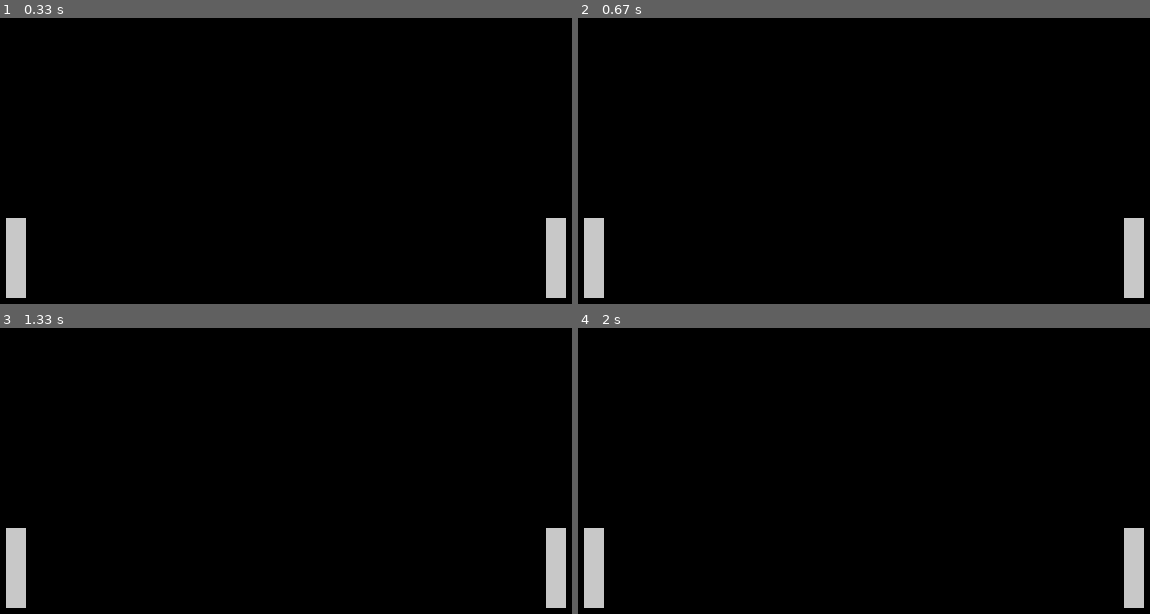
Above: before the commit, frames 1-4 (two rows, left to right).
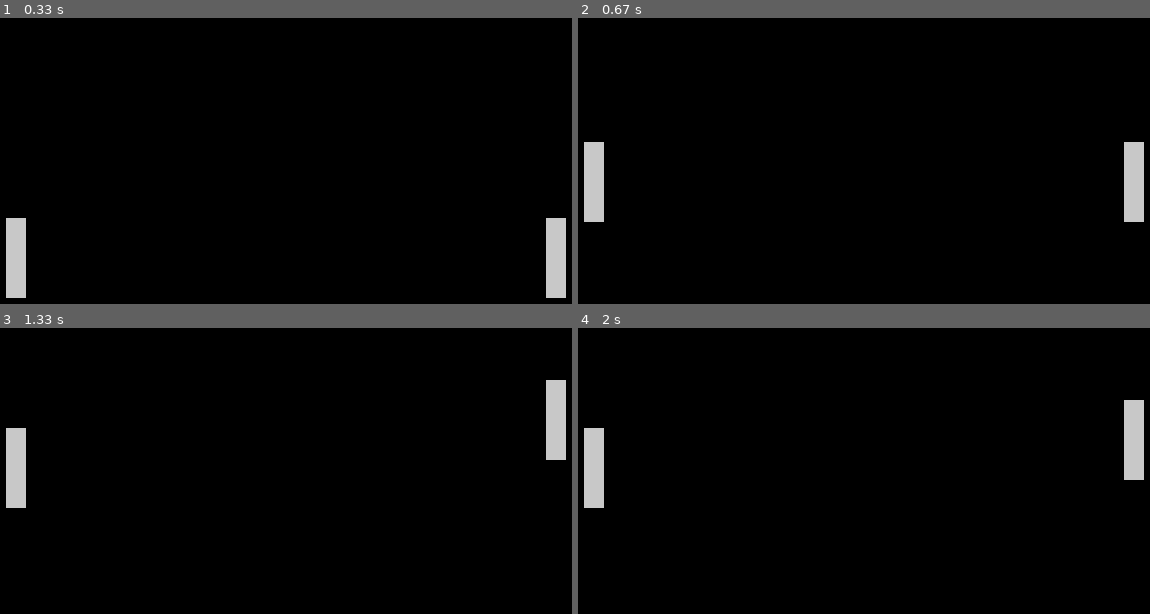
Above: after the commit, the same moments.

Repository: hugo-b-r/Pygame-Pong
Game: pygame game, started from main.py
Same seed, same stepped clock (60 frames per second), same inputs: the game is played once before the commit and once after it.
Inputs:
- Up to frame 1 (0.33 s): no input
- Up to frame 2 (0.67 s): hold Z from 0.33 s (still down); hold Up from 0.33 s (still down)
- Up to frame 3 (1.33 s): release Z at 0.8 s; release Up at 0.8 s; tap S at 0.83 s; hold Up from 1.17 s (still down)
- Up to frame 4 (2 s): release Up at 1.63 s; hold Down 1.67-1.97 s

Frame 1 is identical in both runs. In frame 2, 3.7% of the frame differs, in the area x 1-99%, y 43-98%; in frame 3, 3.9%, in the area x 1-99%, y 18-98%; in frame 4, 3.9%.

Commit message:
tout merch sauf la balle

Diff:
--- a/main.py
+++ b/main.py
@@ -29,11 +29,9 @@
 
 #player class
 class Player:
-    def __init__(self, x, y, key_to_go_up, key_to_go_down):
+    def __init__(self, x, y):
         self.x = x
         self.y = y
-        self.key_to_go_up = key_to_go_up
-        self.key_to_go_down = key_to_go_down
         self.speed = 0
         self.height = const.bat_height
         self.width = const.bat_height
@@ -58,15 +56,6 @@
 
             self.show(const.WHITE)
 
-    def getting_speed_from_keys(self):
-            if keys[self.key_to_go_up] == 1:
-                self.speed = -4
-
-            elif keys[self.key_to_go_down] == 1:
-                self.speed = 4
-
-            else:
-                self.speed = 0
 
 
 #------------------------------------------------------------------------------------------------------
@@ -74,10 +63,10 @@
 
 #init players
 #player 1
-Player_1 = Player(80, 200, K_z, K_s)
+Player_1 = Player(80, 200)
 
 #player 2
-Player_2 = Player(620, 200, K_UP, K_DOWN)
+Player_2 = Player(620, 200)
 
 
 def show_players():
@@ -107,9 +96,28 @@
         #test for events
         keys = pygame.key.get_pressed()
 
-        Player_2.getting_speed_from_keys()
 
-        Player_1.getting_speed_from_keys()
+        #for Player 1
+        if keys[K_z] == 1:
+            Player_1.speed = -4
+
+        elif keys[K_s] == 1:
+            Player_1.speed = 4
+
+        else:
+            Player_1.speed = 0
+
+
+
+            #for player 2
+        if keys[K_UP] == 1:
+            Player_2.speed = -4
+
+        elif keys[K_DOWN] == 1:
+            Player_2.speed = 4
+
+        else:
+            Player_2.speed = 0
 
         for event in pygame.event.get():
             if event.type == pygame.QUIT:
